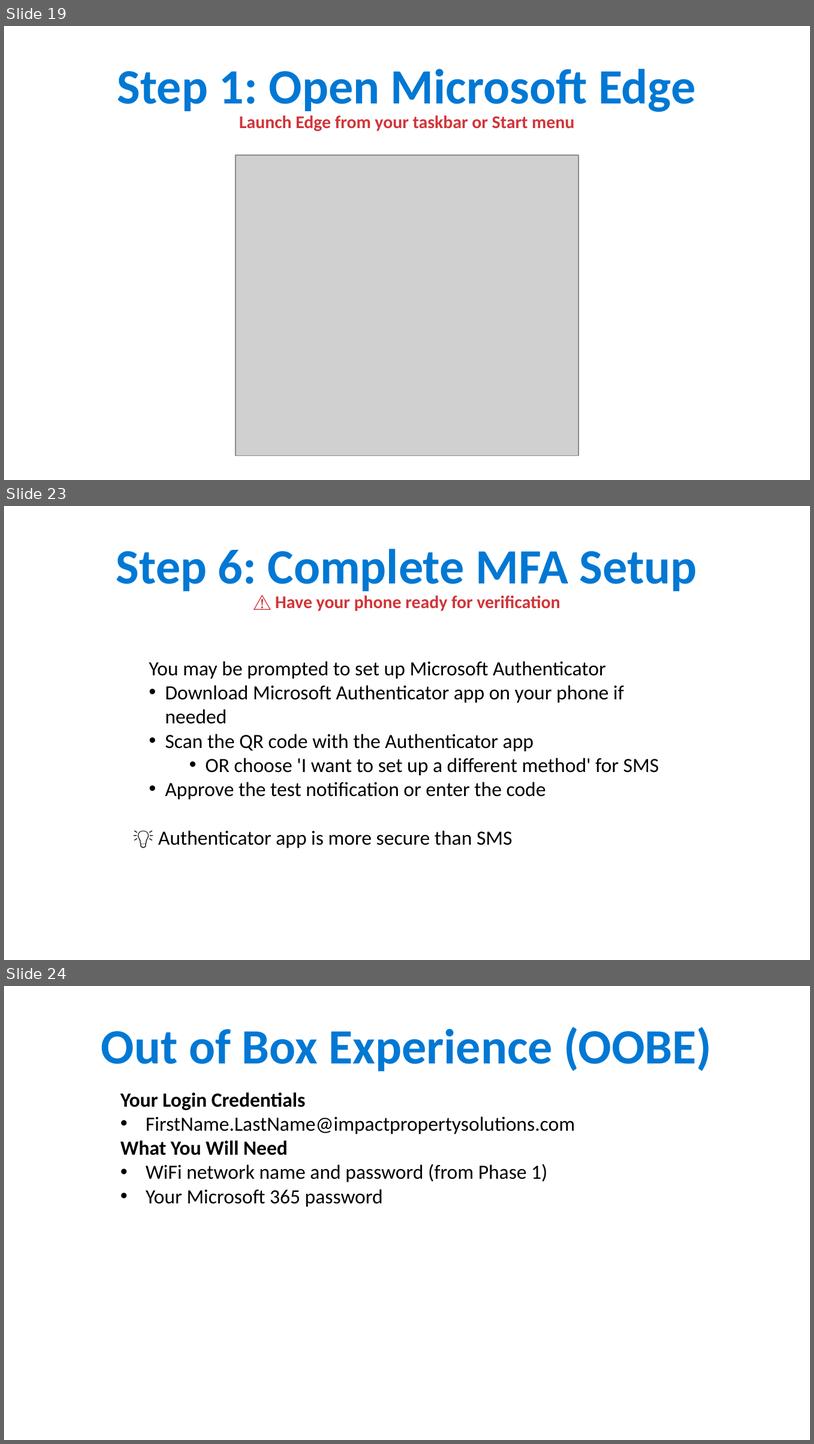
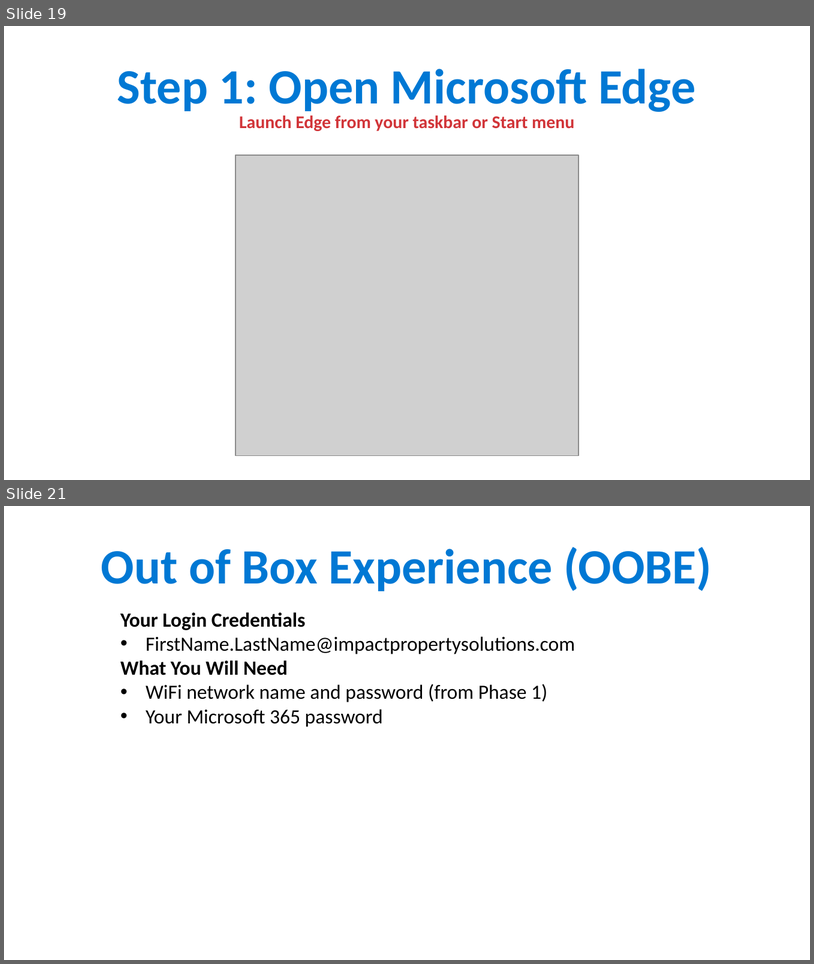
Before and after one commit to ipsghonline/tmp, a slide deck: presentation/Phase1-Backup-Guide.pptx. Shown one above the other, each under a label of ours: slides 19, 23 and 24 before the commit, slides 19 and 21 after it; the slides between them are not shown. The pictures are 814x1444 and 814x964 pixels, drawn with LibreOffice and Linux fonts; fonts in the diff are those of the drawing; grey boxes stand for pictures. Boxes give left, top, right and bottom in pixels: in the first picture for what was removed or moved away, otherwise in the second. Text is boxed around its words. In the diff, an @@ line names an element or a change of style, - is before the commit and + after.

```diff
--- a/presentation/Phase1-Backup-Guide.pptx
+++ b/presentation/Phase1-Backup-Guide.pptx
@@ slide 23 removed at [4,506,810,960], background #FFFFFF @@
@@ text removed at [116,549,697,591] @@
-Step 6: Complete MFA Setup
@@ text removed at [275,595,560,611] @@
-⚠️ Have your phone ready for verification
@@ text removed at [149,661,660,848] @@
-You may be prompted to set up Microsoft Authenticator
-• Download Microsoft Authenticator app on your phone if needed
-• Scan the QR code with the Authenticator app
-  • OR choose 'I want to set up a different method' for SMS
-• Approve the test notification or enter the code
-💡 Authenticator app is more secure than SMS
@@ what was slide 24 is now slide 21 @@
```
Also in this commit, not shown: 2 slides changed, 2 other slides removed.
